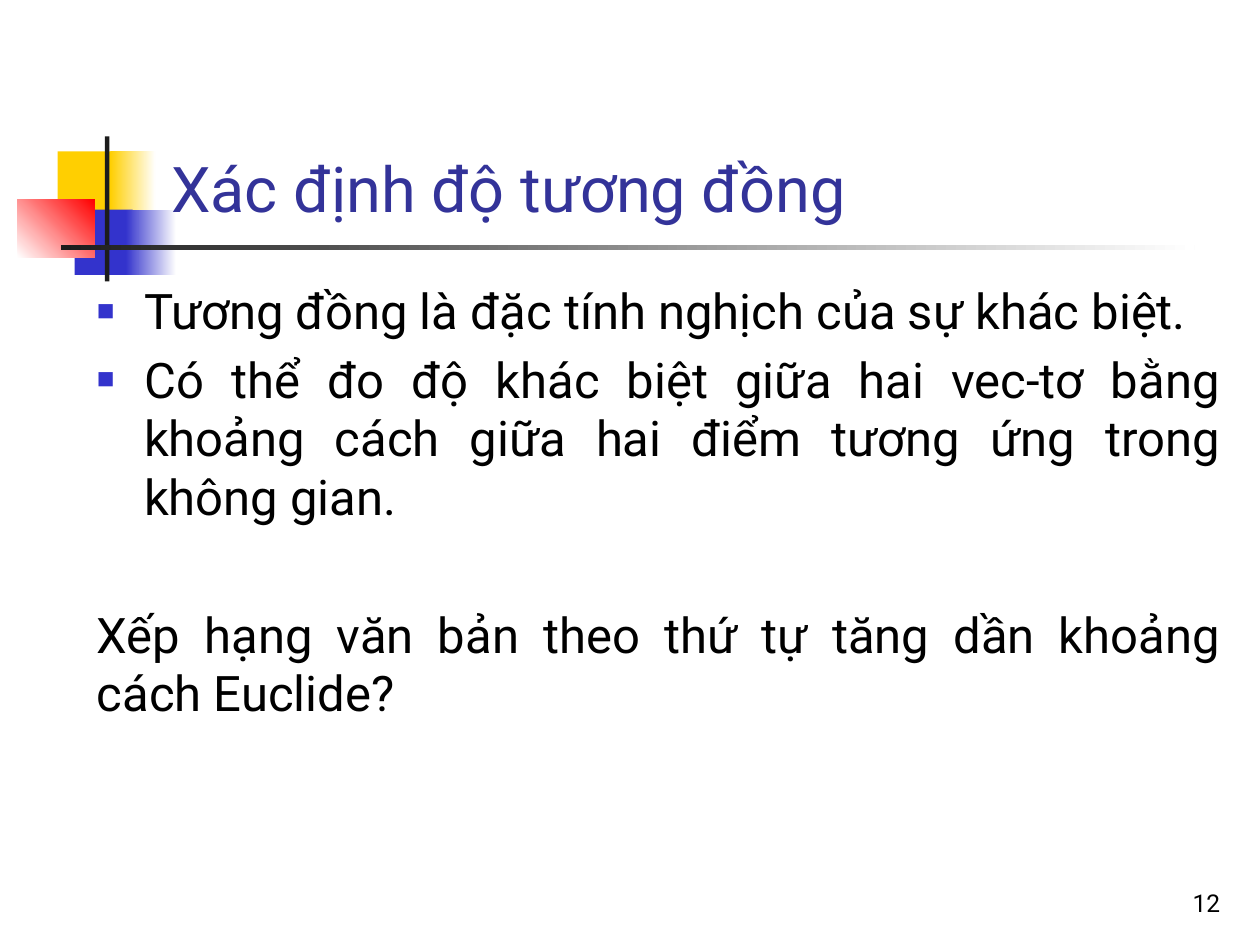
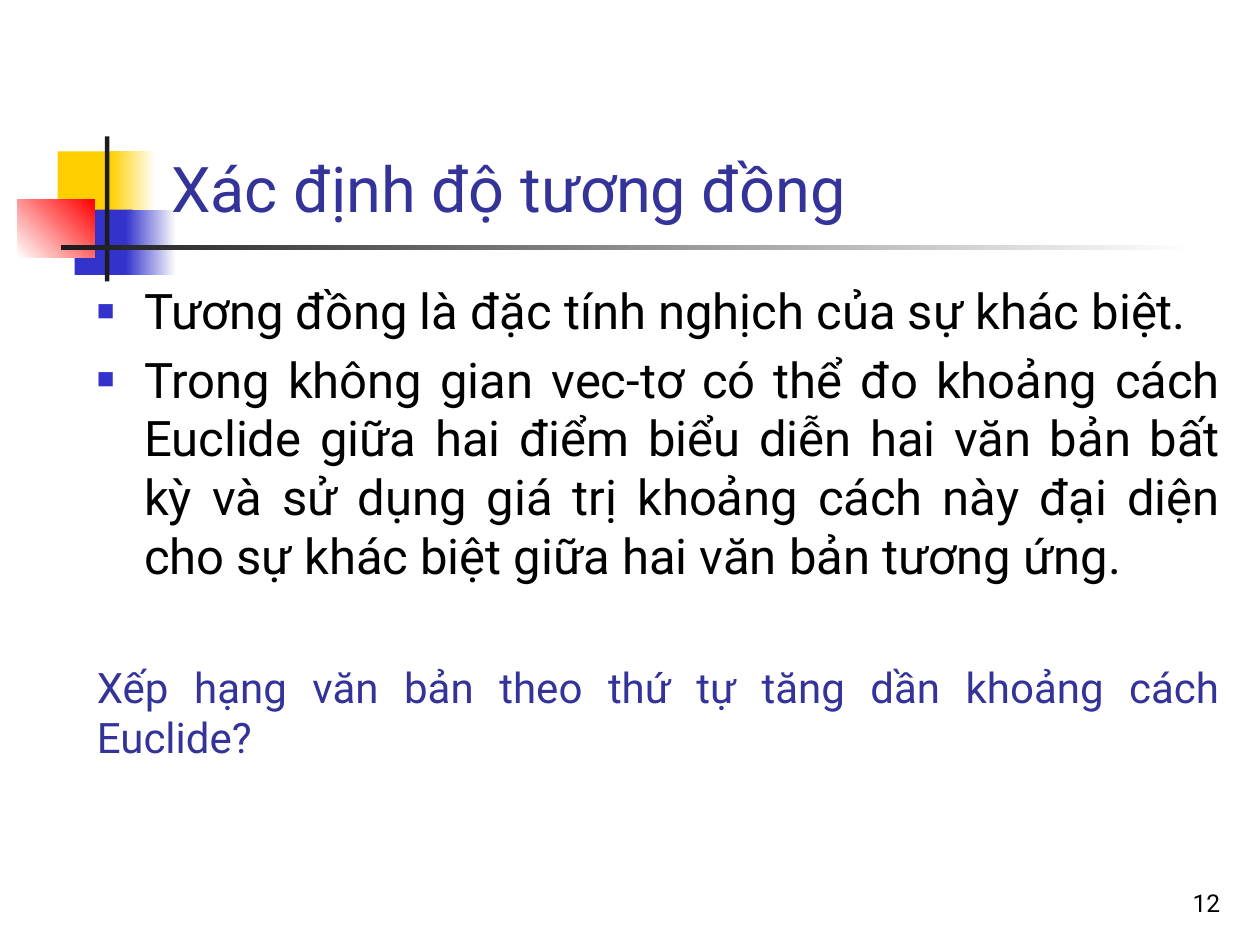
Before and after one commit to nguyenkhanhthien/IT4853, a slide deck: slide 12 of Bai 4 Mô hình không gian vec-tơ.pptx. Drawn at 1260x945 pixels with LibreOffice and Linux fonts; fonts in the diff are those of the drawing. Boxes give left, top, right and bottom in pixels: in the first picture for what was removed or moved away, otherwise in the second. Text is boxed around its words. In the diff, an @@ line names an element or a change of style, - is before the commit and + after.

```diff
--- a/Bai 4 Mô hình không gian vec-tơ.pptx
+++ b/Bai 4 Mô hình không gian vec-tơ.pptx
@@ text at (x1=144, y1=357, x2=1220, y2=585): text changed @@
-■ Có thể đo độ khác biệt giữa hai vec-tơ bằng khoảng cách giữa hai điểm tương ứng trong không gian.
+■ Trong không gian vec-tơ có thể đo khoảng cách Euclide giữa hai điểm biểu diễn hai văn bản bất kỳ và sử dụng giá trị khoảng cách này đại diện cho sự khác biệt giữa hai văn bản tương ứng.
@@ text at (x1=97, y1=668, x2=1219, y2=754): size 28 to 24 pt, text colour #000000 to #333399 in "Xếp hạng văn bản theo thứ tự ..." @@
```
Also in this commit, not shown: 9 other slides changed, 1 other file.
